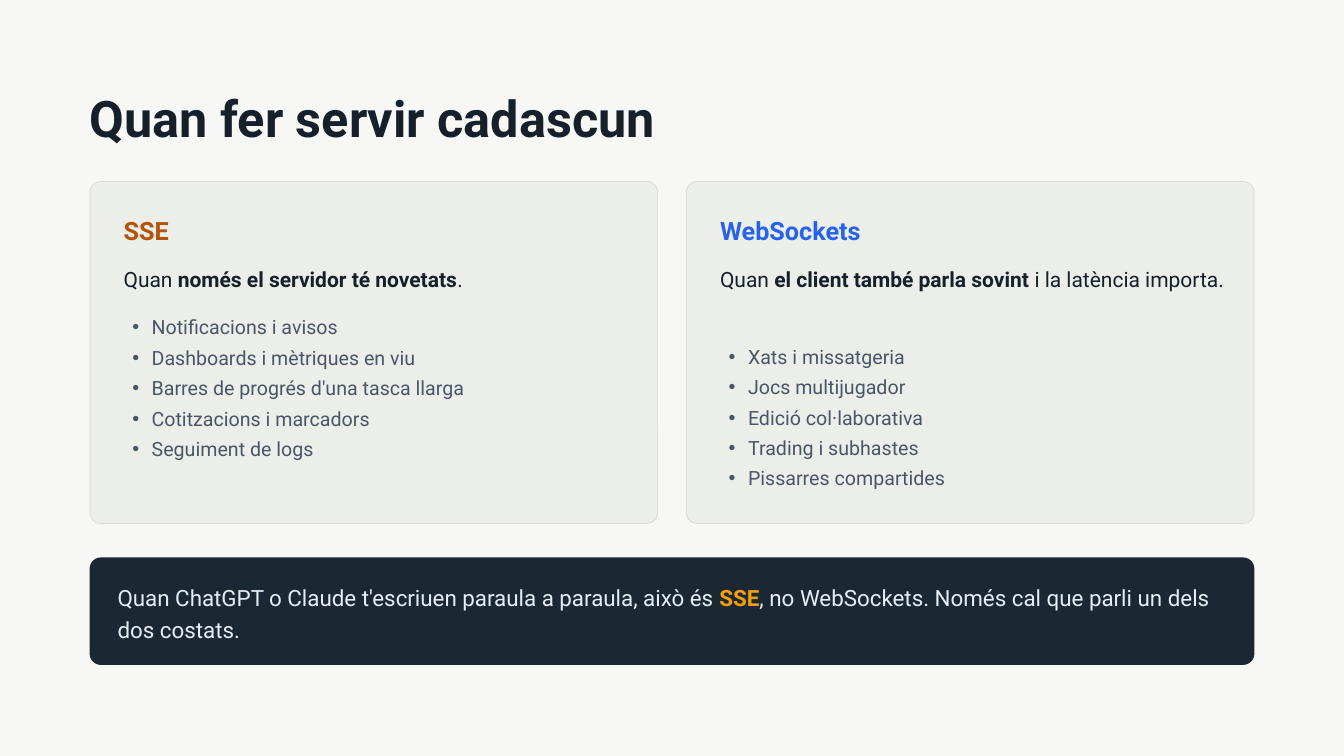
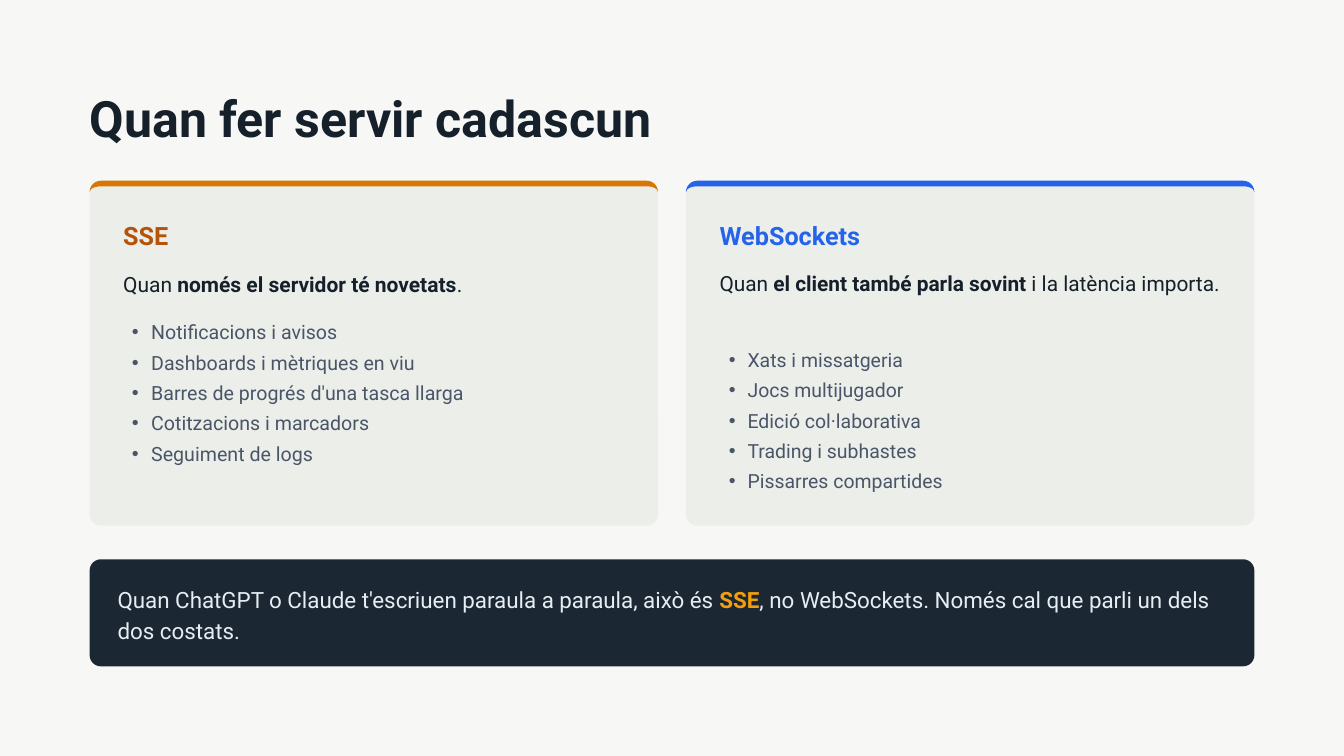
Before and after one commit to amplob/ASW, a slide deck: slide 13 of teoria/WebSockets i Server-Sent Events.pptx (slide 10 before the commit). Drawn at 1344x756 pixels with LibreOffice and Linux fonts; fonts in the diff are those of the drawing. Boxes give left, top, right and bottom in pixels: in the first picture for what was removed or moved away, otherwise in the second. Text is boxed around its words. In the diff, an @@ line names an element or a change of style, - is before the commit and + after.

```diff
--- a/teoria/WebSockets i Server-Sent Events.pptx
+++ b/teoria/WebSockets i Server-Sent Events.pptx
@@ title "Quan fer servir cadascun" at (x1=90, y1=99, x2=652, y2=143): size 36 to 35.8 pt; line spacing 41.4pt to 41.1pt @@
@@ rounded rectangle at (x1=90, y1=180, x2=658, y2=525): outline #D7DBD4 0.5 pt to none @@
@@ freeform shape added at (x1=90, y1=180, x2=658, y2=525), fill #D97706 @@
@@ rounded rectangle at (x1=687, y1=180, x2=1255, y2=525): outline #D7DBD4 0.5 pt to none @@
@@ freeform shape added at (x1=687, y1=180, x2=1255, y2=525), fill #2563EB @@
@@ 4 texts moved together from (x1=124, y1=221, x2=861, y2=460) to (x1=123, y1=226, x2=861, y2=465) @@
@@ text "Quan el client també parla ..." at (x1=720, y1=275, x2=1219, y2=296): size 15 to 14.9 pt; line spacing 21pt to 20.9pt @@
@@ text "Xats i missatgeria" at (x1=748, y1=353, x2=942, y2=492): size 14 to 13.9 pt; line spacing 21.7pt to 21.5pt @@
@@ rounded rectangle "Quan ChatGPT o Claude t'escriuen ..." at (x1=90, y1=560, x2=1255, y2=666): size 16 to 15.9 pt; line spacing 22.4pt to 22.3pt; proportions changed @@
```
Also in this commit, not shown: 5 other slides changed, 6 slides added, 4 slides removed.
